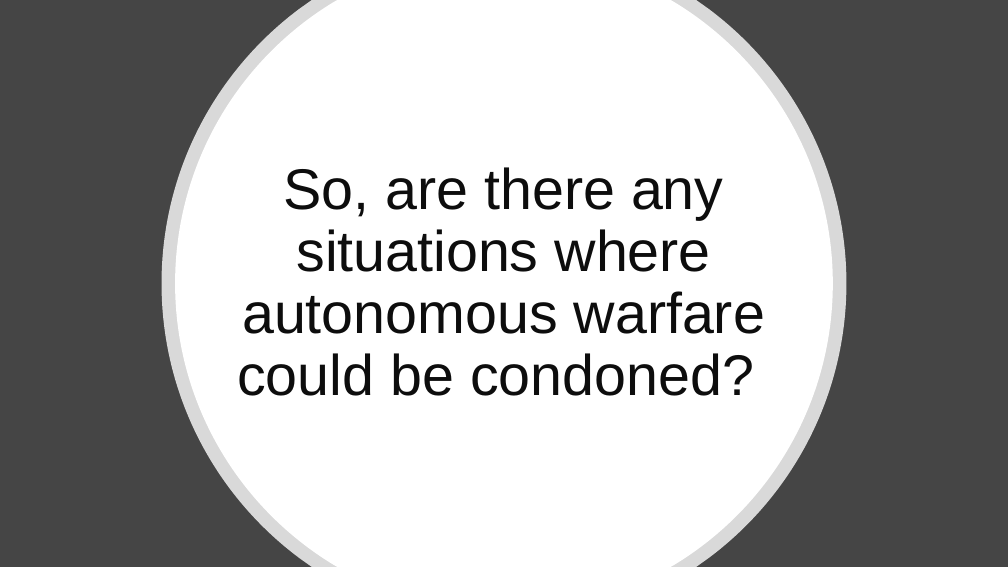
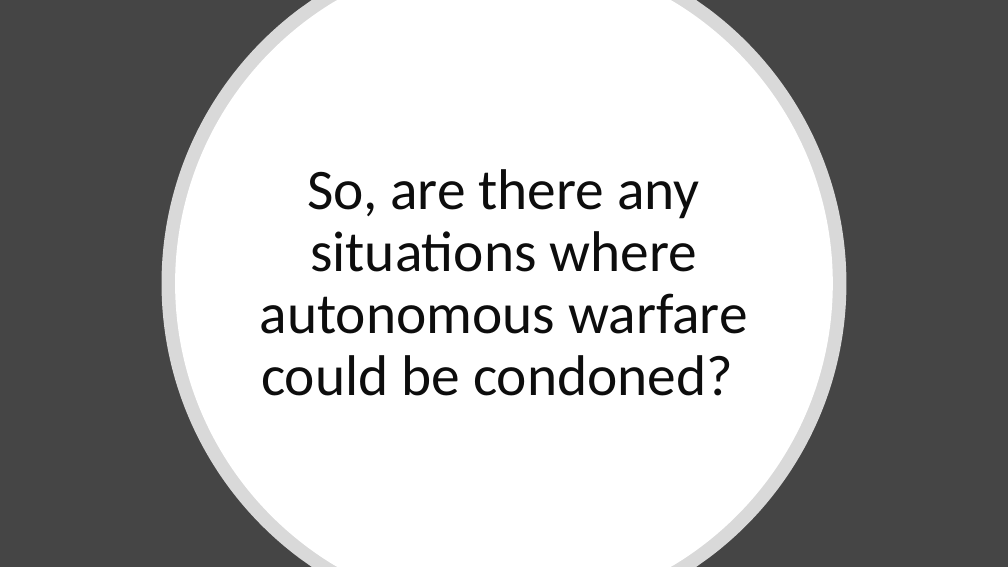
Before and after one commit to hgw2/codeclan_homework_HarryW, a slide deck: slide 7 of week_03/ethics_project/warfare_ethics_project.pptx. Drawn at 1008x567 pixels with LibreOffice and Linux fonts; fonts in the diff are those of the drawing. Boxes give left, top, right and bottom in pixels: in the first picture for what was removed or moved away, otherwise in the second. Text is boxed around its words. In the diff, an @@ line names an element or a change of style, - is before the commit and + after.

```diff
--- a/week_03/ethics_project/warfare_ethics_project.pptx
+++ b/week_03/ethics_project/warfare_ethics_project.pptx
@@ title "So, are there any situations ..." at [260,169,748,396]: font Arial to Calibri @@
```
Also in this commit, not shown: 1 other slide changed, 1 other file.
